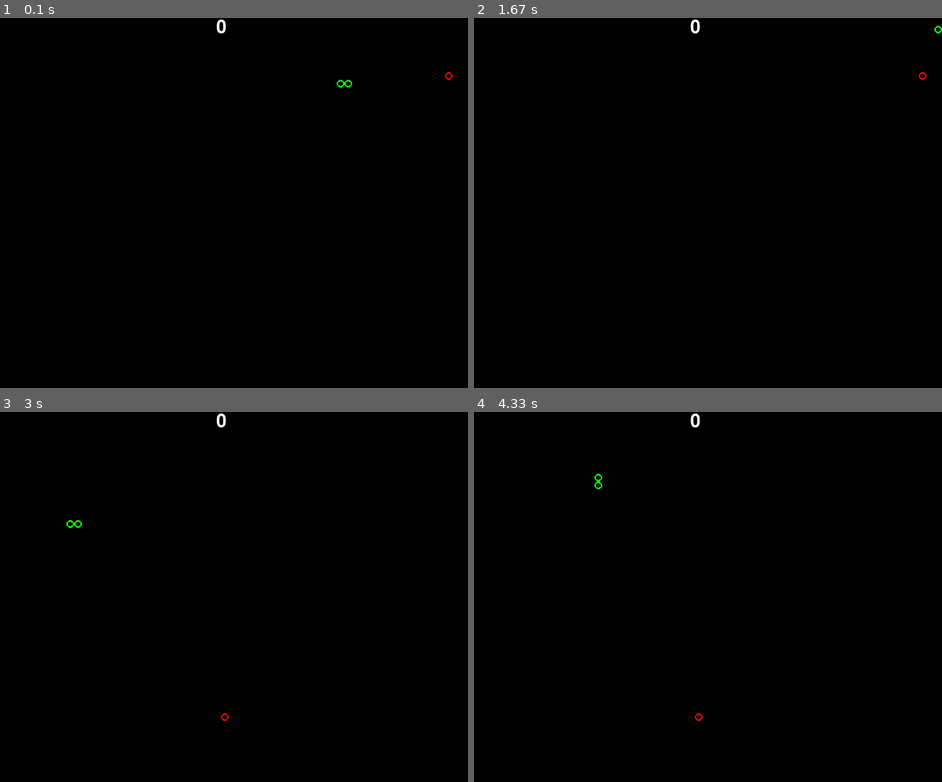
Above: before the commit, frames 1-4 (two rows, left to right).
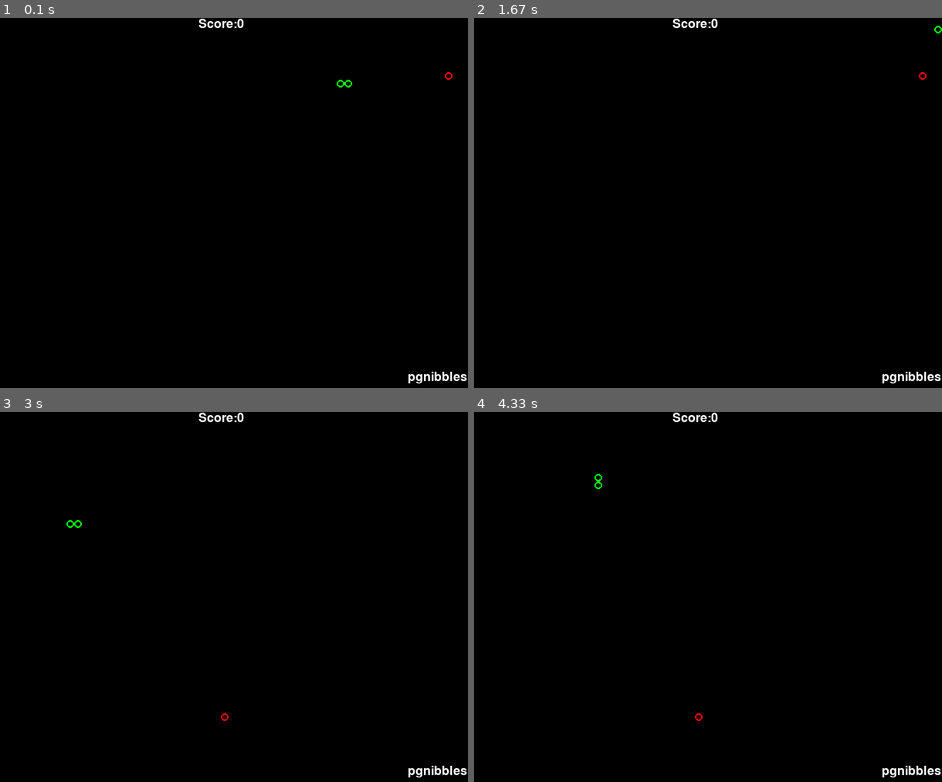
Above: after the commit, the same moments.

Repository: caffeinemonster/python-pygame-nibbles
Game: pygame game, started from pgnibbles-class-score.py
Two runs of this game, one before a commit and one after it. Both use one fixed random seed, a clock stepped at 60 frames per second and the inputs below. The source is Python 2; it was converted automatically to run under Python 3.
Inputs:
- Up to frame 1 (0.1 s): no input
- Up to frame 2 (1.67 s): hold Up 0.83-1.3 s; hold Right from 1.33 s (still down)
- Up to frame 3 (3 s): release Right at 1.8 s; hold Down 2.4-2.7 s; hold Left from 2.73 s (still down)
- Up to frame 4 (4.33 s): release Left at 3.13 s; hold Up 3.17-3.53 s; hold Right 3.57-4.2 s; hold Down from 4.23 s (still down)

The runs differ from the first frame. In frame 1, 0.3% of the frame differs, in the area x 42-100%, y 0-99%; in frame 2, 0.3%; in frame 3, 0.3%; in frame 4, 0.3%.

Commit message:
Added some more text.

Diff:
--- a/pgnibbles-class-score.py
+++ b/pgnibbles-class-score.py
@@ -32,6 +32,7 @@
         self.score=0
     def add(self, s):
 	self.score = self.score + s
+pygame.display.set_caption("pgnibbles")
 while (1):
     pygame.init()
     GCLOCK = pygame.time.Clock()
@@ -84,12 +85,16 @@
         pygame.draw.circle(GSURF, (255, 0, 0), (apple.data[0][0]*GSIZE+(GSIZE/2),apple.data[0][1]*GSIZE+(GSIZE/2)), GSIZE/2, 2)
 
 	if pygame.font:
-    	    font = pygame.font.Font(None, 36)
-    	    text = font.render(str(score.score), 1, (255, 255, 255))
+    	    font = pygame.font.Font(None, 24)
+    	    text = font.render("Score:"+str(score.score), 1, (255, 255, 255))
 	    textpos = text.get_rect(centerx=GSURF.get_width()/2)
-            GSURF.blit(text, textpos)
-	pygame.display.update()
+            GSURF.blit(text,textpos)
+            text = font.render("pgnibbles",1,(255,255,255))
+	    textpos = text.get_rect(center=(600,465))
+	    GSURF.blit(text,textpos)
+	pygame.display.flip()
         GCLOCK.tick(15)
 	if snake.alive==0:
-	    print "You died your score was ... " + str(score.score)
+	    if (score.score!=0):
+	        print "You died your score was " + str(score.score)
 	    break
